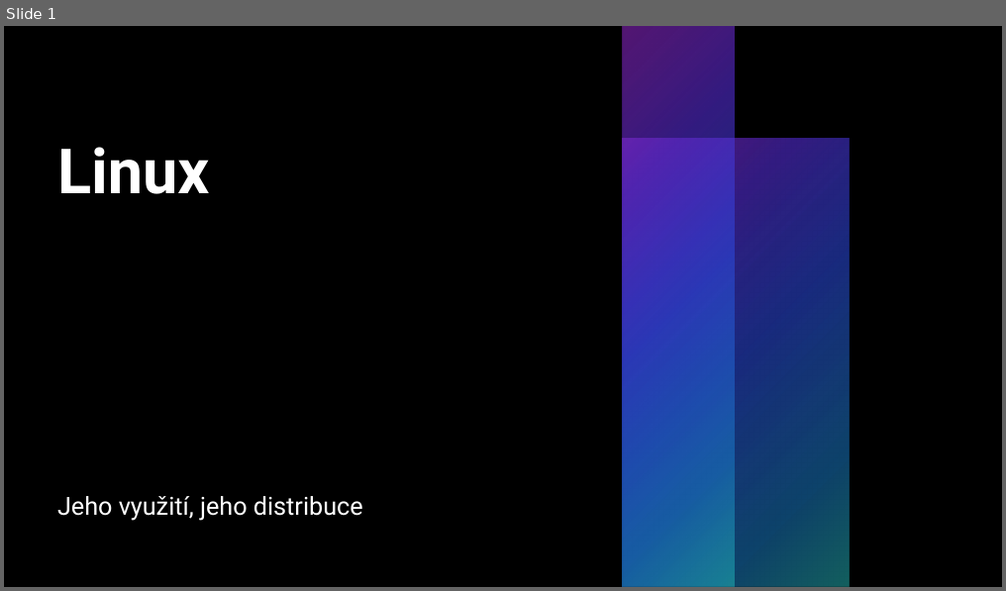
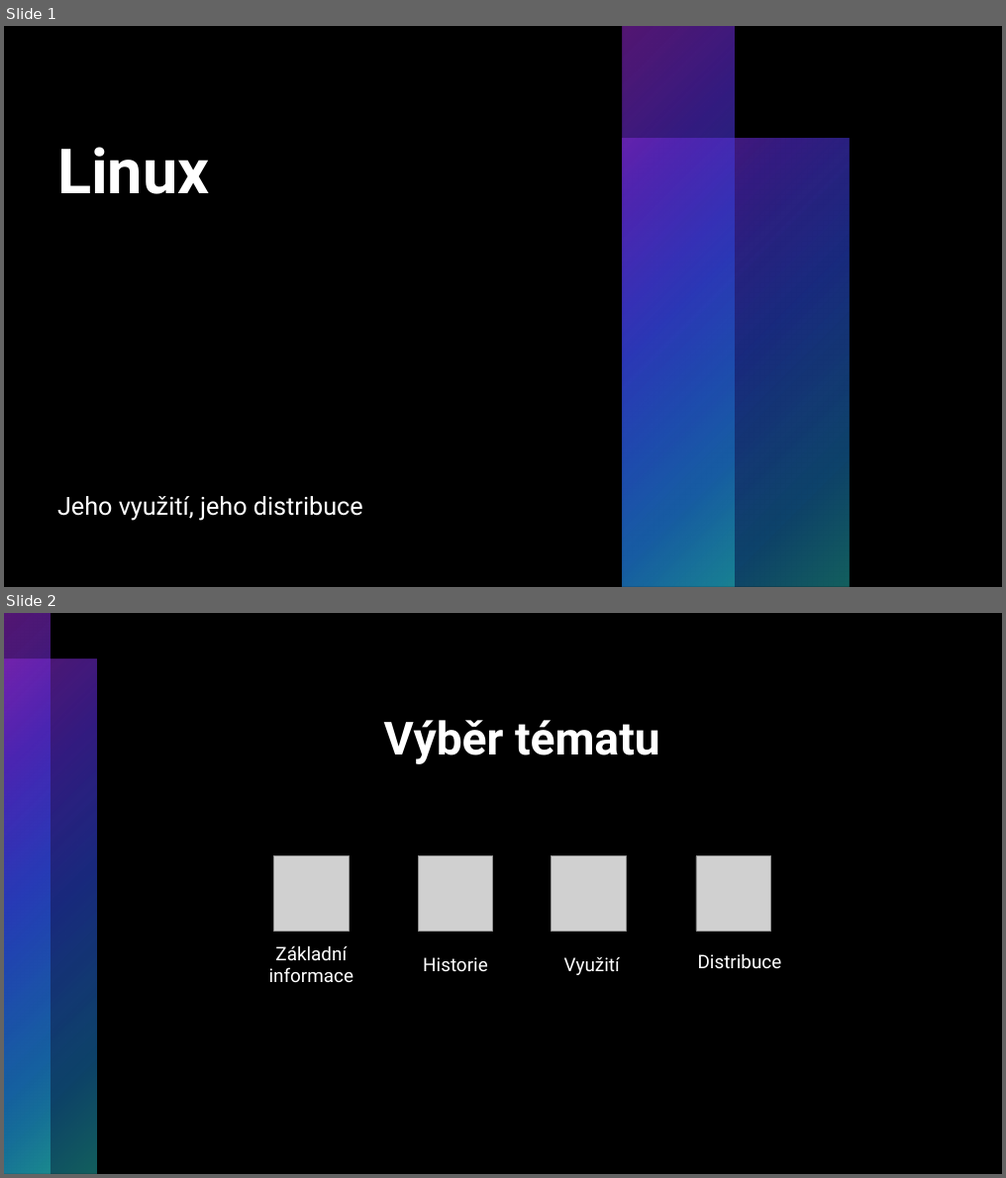
Before and after one commit to RadRoz12/Linux, a slide deck: Linux.pptx. Shown one above the other, each under a label of ours: slide 1 before the commit, slides 1 and 2 after it. The pictures are 1006x591 and 1006x1178 pixels, drawn with LibreOffice and Linux fonts; fonts in the diff are those of the drawing; grey boxes stand for pictures; background and template pictures are left out. Boxes give left, top, right and bottom in pixels: in the first picture for what was removed or moved away, otherwise in the second. Text is boxed around its words. In the diff, an @@ line names an element or a change of style, - is before the commit and + after.

Commit message:
Po přidání využití (zatím v průběhu)

```diff
--- a/Linux.pptx
+++ b/Linux.pptx
@@ slide 2 added at (x1=4, y1=613, x2=1002, y2=1174), background #000000 @@
@@ rectangle added at (x1=4, y1=613, x2=51, y2=1174), fill gradient #A62DE3 to #562DD5 to #2D4CE3 to #1B86D1 to #25BEBE @@
@@ rectangle added at (x1=4, y1=660, x2=97, y2=1174), fill gradient #A62DE3 to #562DD5 to #2D4CE3 to #1B86D1 to #25BEBE @@
@@ title added at (x1=384, y1=720, x2=660, y2=764), 44 pt, text #FFFFFF, bold @@
+Výběr tématu
@@ picture added at (x1=274, y1=857, x2=350, y2=931) @@
@@ picture added at (x1=418, y1=857, x2=493, y2=931) @@
@@ picture added at (x1=551, y1=857, x2=626, y2=931) @@
@@ picture added at (x1=696, y1=857, x2=771, y2=931) @@
@@ text added at (x1=269, y1=946, x2=353, y2=983), 18 pt, text #FFFFFF @@
+Základní
+informace
@@ text added at (x1=423, y1=958, x2=488, y2=971), 18 pt, text #FFFFFF @@
+Historie
@@ text added at (x1=564, y1=958, x2=620, y2=975), 18 pt, text #FFFFFF @@
+Využití
@@ text added at (x1=698, y1=954, x2=782, y2=969), 18 pt, text #FFFFFF @@
+Distribuce
```
Also in this commit, not shown: 5 other slides added.
